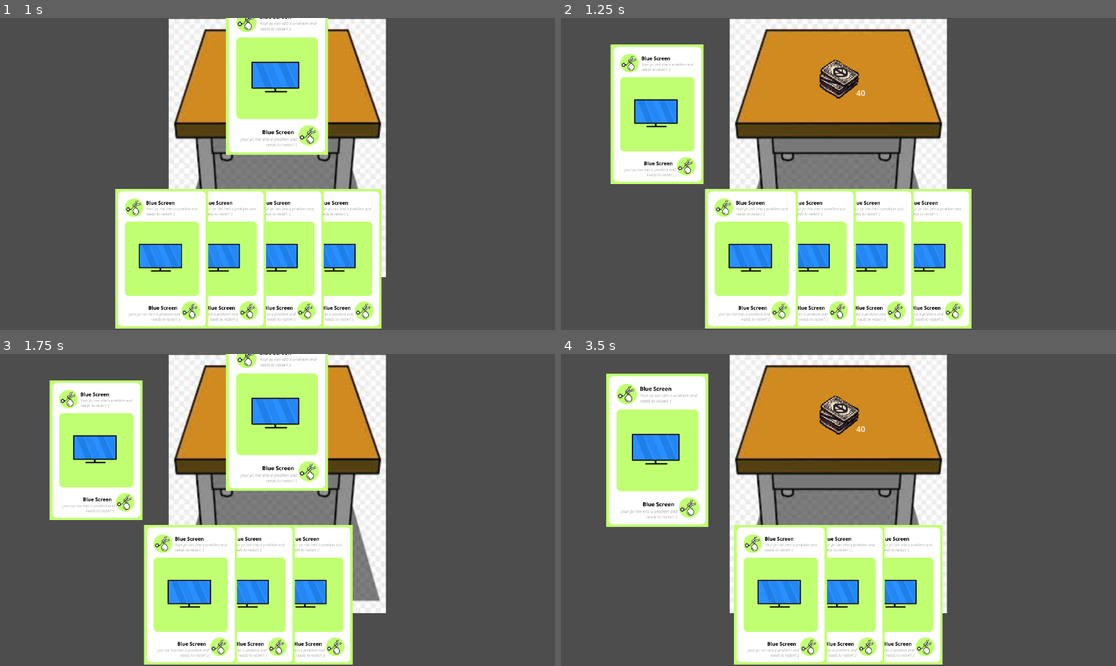
Above: before the commit, frames 1-4 (two rows, left to right).
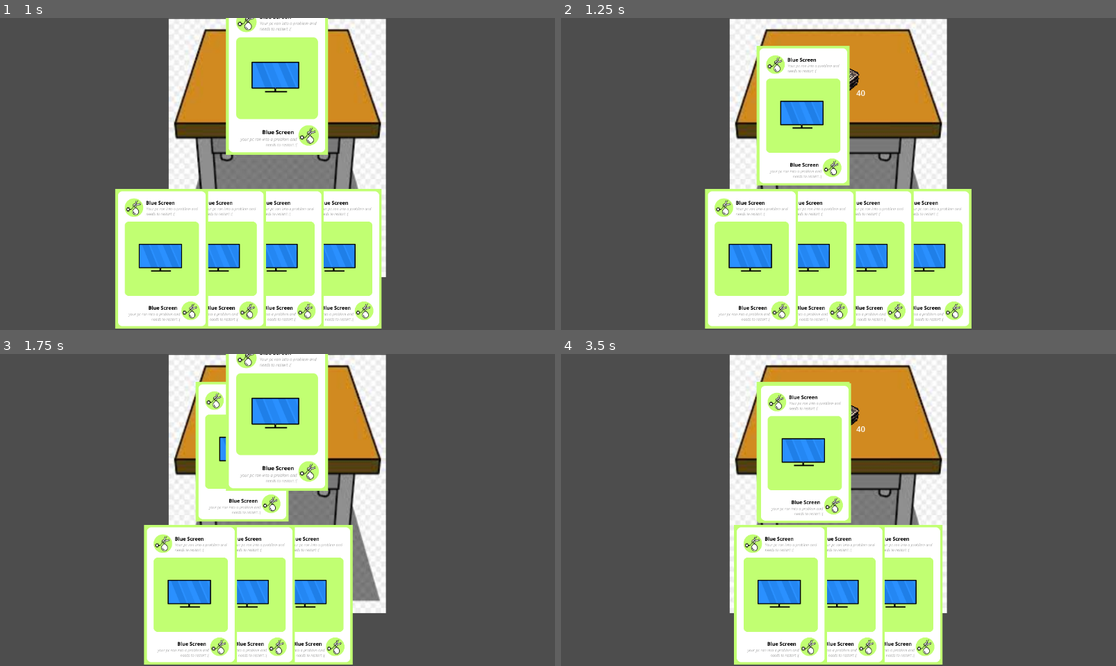
Above: after the commit, the same moments.

Repository: Thijs987/pse_onlycode
Game: Godot game, scene res://main.tscn
Same seed, same stepped clock (60 frames per second), same inputs: the game is played once before the commit and once after it. This scene is started directly instead of the project's main scene.
Inputs (mouse positions are in pixels of both pictures, inside the frame that each line leads up to):
- Up to frame 1 (1 s): tap Enter at 0.5 s; drag from (394, 258) to (277, 77) at 0.52 s
- Up to frame 2 (1.25 s): no input
- Up to frame 3 (1.75 s): drag from (366, 594) to (277, 413) at 1.27 s
- Up to frame 4 (3.5 s): move the mouse to (894, 594) at 2.02 s; click (894, 594) at 2.17 s; tap Space at 2.75 s; drag from (838, 594) to (655, 450) at 2.77 s

Frame 1 is identical in both runs. In frame 2, 15% of the frame differs, in the area x 8-53%, y 8-54%; in frame 3, 11%; in frame 4, 17%, in the area x 8-53%, y 6-56%.
Error in both runs: Invalid access to property or key 'lobbyId' on a base object of type 'Nil'. (res://gschttp.gd:69)

Commit message:
werkende discard pile gemaakt moet offset en allat nog ff wat mooier maken maar het werkt wel wil later aanpassen zodat het misschien alleen bovenste 5 displayed ofzo zodat het mooier eruit ziet en animatie als de kaart op de stapel komt te liggen. Werkt nu alleen lokaal (laat alleen stapel zien van een speler niet alle spelers)  dus nog niet via backend holy yap

Diff:
--- a/Frontend/card_logic.gd
+++ b/Frontend/card_logic.gd
@@ -10,6 +10,7 @@
 var hand_reference
 
 @onready var controller = $"../Controller"
+@onready var discard_pile = $"../Discard_pile"
 
 # Called when the node enters the scene tree for the first time.
 func _ready() -> void:
@@ -17,9 +18,6 @@
 	hand_reference = $"../PlayerHand"
 	$"../InputManager".connect("left_mouse_release", on_left_mouse_release)
 
-var play_area = Vector2(0, 200)
-#Location of the play pile
-var play_pile = Vector2(200, 200)
 
 # Called every frame. 'delta' is the elapsed time since the previous frame.
 func _process(_delta: float) -> void:
@@ -30,11 +28,18 @@
 
 ### HIER DE LOGICA VOOR HET SPELEN VAN EEN KAART
 func play_card(card):
-	if card.position.y < play_area.y:
-		card.position = play_pile
+	var discard_area = discard_pile.get_node("Discard_pile_area")
+
+	if discard_area.overlaps_area(card.get_node("Area2D")):
+
 		card.movable = false
+
+
 		highlight_card(card, false)
+
 		hand_reference.remove_card_from_hand(card)
+
+		discard_pile.add_card(card)
 
 		print(card)
 		controller.Play_Card("Player_1", "goto")
--- /dev/null
+++ b/Frontend/discard_pile.gd
@@ -0,0 +1,16 @@
+extends Node2D
+@onready var pile_location = $Discard_pile_location
+
+
+var discarded_cards = []
+
+func add_card(card):
+	discarded_cards.append(card)
+
+	var offset = discarded_cards.size() * 3
+
+	card.global_position = pile_location.global_position + Vector2(offset, offset)
+
+	card.z_index = discarded_cards.size()
+
+	print("Cards in discard pile:", discarded_cards.size())
--- a/Frontend/input_manager.gd
+++ b/Frontend/input_manager.gd
@@ -34,8 +34,9 @@
 		var result_collision_mask = result[0].collider.collision_mask
 		if result_collision_mask == COLLISION_MASK_CARD:
 			var card_found = result[0].collider.get_parent()
-			if card_found and card_found.movable:
-				card_logic_reference.start_dragging(card_found)
+			if card_found and "movable" in card_found:
+				if card_found.movable == true:
+					card_logic_reference.start_dragging(card_found)
 		elif result_collision_mask == COLLISION_MASK_PILE:
 			if is_pressed:
 				pile_reference.decrease_counter()
--- a/Frontend/main.tscn
+++ b/Frontend/main.tscn
@@ -5,6 +5,7 @@
 [ext_resource type="Texture2D" uid="uid://bglcmj03jm8lb" path="res://Card_deck_sprite.png" id="2_0xm2m"]
 [ext_resource type="Script" uid="uid://bkjjiqdqugih7" path="res://pile.gd" id="2_272bh"]
 [ext_resource type="Script" uid="uid://ci0dswu4sau8w" path="res://player_hand.gd" id="3_r0du0"]
+[ext_resource type="Script" uid="uid://uchns3vel8n1" path="res://discard_pile.gd" id="4_4c57u"]
 [ext_resource type="Script" uid="uid://dis0yyp8e3chk" path="res://input_manager.gd" id="6_7mycd"]
 [ext_resource type="Script" uid="uid://bb627jh3g5wj5" path="res://controller.gd" id="7_272bh"]
 [ext_resource type="Script" uid="uid://br3mo8m8v4kiw" path="res://gschttp.gd" id="7_kek77"]
@@ -12,6 +13,9 @@
 
 [sub_resource type="RectangleShape2D" id="RectangleShape2D_1bvp3"]
 size = Vector2(89, 88)
+
+[sub_resource type="RectangleShape2D" id="RectangleShape2D_efxa6"]
+size = Vector2(421.5, 218)
 
 [node name="main" type="Node2D" unique_id=1499448830]
 
@@ -45,6 +49,20 @@
 offset_bottom = -108.0
 metadata/_edit_use_anchors_ = true
 
+[node name="Discard_pile" type="Node2D" parent="." unique_id=231680211]
+script = ExtResource("4_4c57u")
+
+[node name="Discard_pile_area" type="Area2D" parent="Discard_pile" unique_id=1594361609]
+collision_layer = 4
+
+[node name="CollisionShape2D" type="CollisionShape2D" parent="Discard_pile/Discard_pile_area" unique_id=403654840]
+position = Vector2(575.75, 128)
+shape = SubResource("RectangleShape2D_efxa6")
+
+[node name="Discard_pile_location" type="Area2D" parent="Discard_pile" unique_id=2028668179]
+position = Vector2(500, 200)
+collision_layer = 4
+
 [node name="CardLogic" type="Node2D" parent="." unique_id=1659768658]
 script = ExtResource("1_uu6xs")
 
Not shown, added: Frontend/discard_pile.gd.uid
